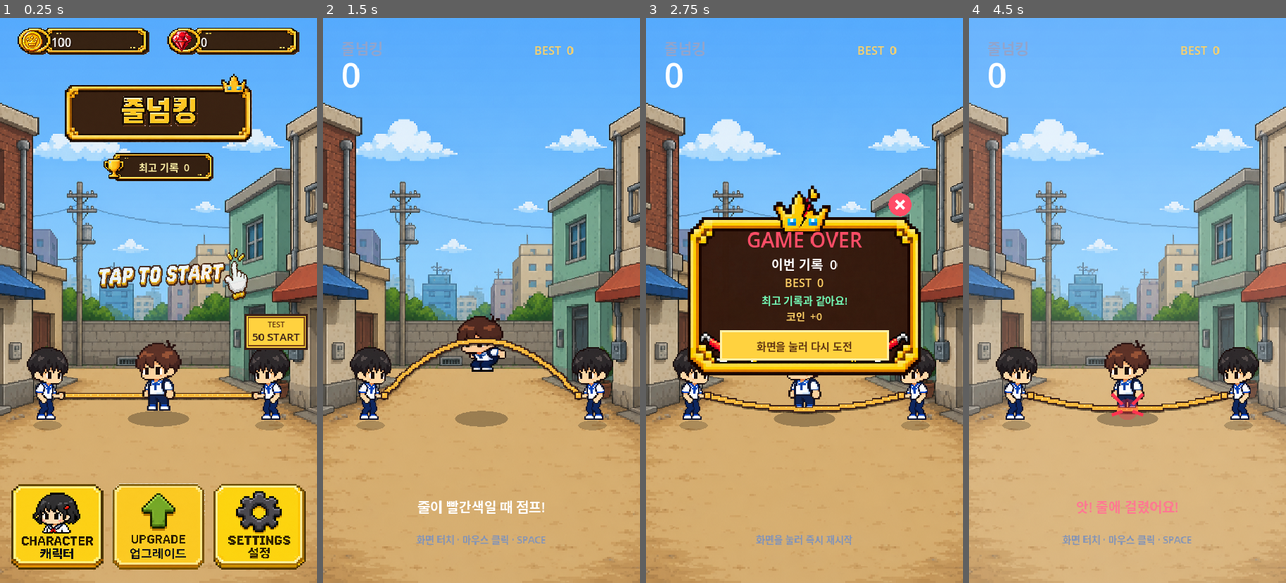
Above: before the commit, frames 1-4 (left to right).
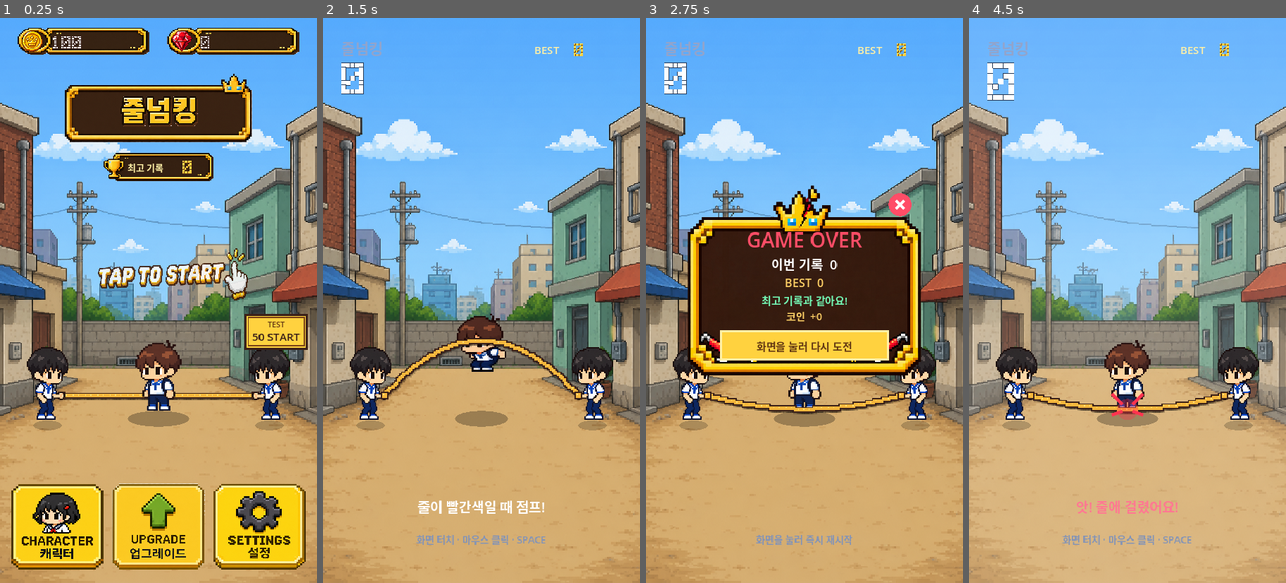
Above: after the commit, the same moments.

Repository: eunchan4490-star/Rope-King
Game: Godot game, scene res://main.tscn
Two runs of this game, one before a commit and one after it. Both use one fixed random seed, a clock stepped at 60 frames per second and the inputs below.
Inputs (mouse positions are in pixels of both pictures, inside the frame that each line leads up to):
- Up to frame 1 (0.25 s): no input
- Up to frame 2 (1.5 s): move the mouse to (551, 272) at 0.52 s; click (551, 272) at 0.67 s; tap Space (jump) at 0.77 s; move the mouse to (418, 328) at 1.27 s; click (418, 328) at 1.42 s
- Up to frame 3 (2.75 s): tap Space (jump) at 1.52 s; move the mouse to (836, 176) at 2.02 s; click (836, 176) at 2.17 s
- Up to frame 4 (4.5 s): move the mouse to (1111, 413) at 2.77 s; click (1111, 413) at 2.92 s; tap Space (jump) at 3.02, 3.77 s; move the mouse to (1222, 385) at 3.52 s; click (1222, 385) at 3.67 s; move the mouse to (1032, 215) at 4.27 s; click (1032, 215) at 4.42 s

The runs differ from the first frame. In frame 1, 0.4% of the frame differs, in the area x 16-66%, y 3-28%; in frame 2, 0.4%; in frame 3, 0.4%; in frame 4, 0.5%, in the area x 5-82%, y 4-15%.

Commit message:
feat: add pixel counters and independent wizard ropes

Diff:
--- a/scripts/main.gd
+++ b/scripts/main.gd
@@ -38,7 +38,8 @@
 const WIZARD_GHOST_CORE_ALPHA := 0.04
 const WIZARD_GHOST_HIGHLIGHT_ALPHA := 0.07
 const WIZARD_GHOST_OUTLINE_ALPHA := 0.02
-const WIZARD_ILLUSION_ANGLE_OFFSET := PI / 6.0
+const WIZARD_ILLUSION_PHASES := [PI / 6.0, PI / 3.0]
+const WIZARD_ILLUSION_LATERAL_SWAY := 28.0
 const TURNER_EXIT_SECONDS := 0.7
 const ATHLETE_ENTRY_SECONDS := 0.8
 const COUNTDOWN_NUMBER_SECONDS := 0.65
@@ -602,9 +603,10 @@
 
 	_draw_background()
 	_draw_ground()
-	# Draw the rear half first so only the parts covered by people are hidden.
-	if not turner_transition_active and _rope_is_behind():
-		_draw_rope()
+	# Each wizard illusion has its own phase and depth, so rear ropes are drawn
+	# independently instead of sharing the real rope's layer.
+	if not turner_transition_active:
+		_draw_rope_layer(true)
 	var left_turner_feet := LEFT_TURNER_FEET
 	var right_turner_feet := RIGHT_TURNER_FEET
 	var visible_turner_team := -1
@@ -625,9 +627,10 @@
 	_draw_player()
 	if turner_transition_phase == TurnerTransitionPhase.TURNER_ENTRY_COUNTDOWN:
 		_draw_countdown_overlay()
-	# Draw the front half last so it visibly passes in front of the player.
-	if not turner_transition_active and not _rope_is_behind():
-		_draw_rope()
+	# Front ropes pass over the character visually, but only the real rope owns
+	# the crossing/game-over rule.
+	if not turner_transition_active:
+		_draw_rope_layer(false)
 	if game_state == GameState.HIT:
 		_draw_hit_feedback()
 	_draw_hud()
@@ -703,7 +706,7 @@
 	draw_texture_rect_region(texture, target, source_rect)
 
 
-func _draw_rope() -> void:
+func _draw_rope_layer(draw_behind: bool) -> void:
 	var show_jump_cue := _is_jump_cue()
 	var wizard_ghosted := _wizard_rope_is_ghosted()
 	var rope_color := Color("ff334f") if show_jump_cue else Color("f6b73c")
@@ -715,23 +718,25 @@
 		highlight_color = Color(0.62, 0.94, 1.0, WIZARD_GHOST_HIGHLIGHT_ALPHA)
 		outline_color = Color(0.05, 0.22, 0.42, WIZARD_GHOST_OUTLINE_ALPHA)
 		shadow_color = Color(0.02, 0.15, 0.30, 0.0)
+	if _wizard_illusions_are_active():
 		var illusion_core := Color(0.20, 0.72, 1.0, WIZARD_GHOST_CORE_ALPHA * 0.55)
 		var illusion_highlight := Color(0.62, 0.94, 1.0, WIZARD_GHOST_HIGHLIGHT_ALPHA * 0.45)
 		var illusion_outline := Color(0.05, 0.22, 0.42, WIZARD_GHOST_OUTLINE_ALPHA * 0.45)
-		_draw_rope_curve(rope_angle - WIZARD_ILLUSION_ANGLE_OFFSET, illusion_core, illusion_highlight, illusion_outline, Color.TRANSPARENT)
-		_draw_rope_curve(rope_angle + WIZARD_ILLUSION_ANGLE_OFFSET, illusion_core, illusion_highlight, illusion_outline, Color.TRANSPARENT)
-
-	_draw_rope_curve(rope_angle, rope_color, highlight_color, outline_color, shadow_color)
-	_draw_pixel_rope_grip(LEFT_HAND, wizard_ghosted)
-	_draw_pixel_rope_grip(RIGHT_HAND, wizard_ghosted)
-
-
-func _draw_rope_curve(curve_angle: float, rope_color: Color, highlight_color: Color, outline_color: Color, shadow_color: Color) -> void:
+		for illusion_angle in _wizard_illusion_angles():
+			if _rope_angle_is_behind(illusion_angle) == draw_behind:
+				_draw_rope_curve(illusion_angle, illusion_core, illusion_highlight, illusion_outline, Color.TRANSPARENT, cos(illusion_angle) * WIZARD_ILLUSION_LATERAL_SWAY)
+	if _rope_angle_is_behind(rope_angle) == draw_behind:
+		_draw_rope_curve(rope_angle, rope_color, highlight_color, outline_color, shadow_color)
+		_draw_pixel_rope_grip(LEFT_HAND, wizard_ghosted)
+		_draw_pixel_rope_grip(RIGHT_HAND, wizard_ghosted)
+
+
+func _draw_rope_curve(curve_angle: float, rope_color: Color, highlight_color: Color, outline_color: Color, shadow_color: Color, lateral_offset := 0.0) -> void:
 	var midpoint_y := _rope_midpoint_y(curve_angle)
 	var pixel_points := PackedVector2Array()
 	for i in range(97):
 		var t := float(i) / 96.0
-		var x := lerpf(LEFT_HAND.x, RIGHT_HAND.x, t)
+		var x := lerpf(LEFT_HAND.x, RIGHT_HAND.x, t) + 4.0 * t * (1.0 - t) * lateral_offset
 		# 4t(1-t) is zero at both hands and one at the middle.
 		var y := lerpf(LEFT_HAND.y, RIGHT_HAND.y, t) + 4.0 * t * (1.0 - t) * (midpoint_y - LEFT_HAND.y)
 		var pixel_point := Vector2(
@@ -754,6 +759,21 @@
 
 func _wizard_rope_is_ghosted() -> bool:
 	return turner_team == TurnerTeam.WIZARD and wizard_rope_hidden and not _is_jump_cue()
+
+
+func _wizard_illusions_are_active() -> bool:
+	return turner_team == TurnerTeam.WIZARD and wizard_rope_hidden
+
+
+func _wizard_illusion_angles() -> PackedFloat32Array:
+	var angles := PackedFloat32Array()
+	for phase in WIZARD_ILLUSION_PHASES:
+		angles.append(fposmod(rope_angle + phase, TAU))
+	return angles
+
+
+func _rope_angle_is_behind(angle: float) -> bool:
+	return cos(angle) < 0.0
 
 
 func _rope_midpoint_y(angle: float) -> float:
@@ -1278,8 +1298,10 @@
 			_draw_character_menu(font)
 		return
 	draw_string(font, Vector2(42, 82), "줄넘킹", HORIZONTAL_ALIGNMENT_LEFT, -1, 34, Color("91a4cc"))
-	draw_string(font, Vector2(42, 158), str(score), HORIZONTAL_ALIGNMENT_LEFT, -1, 76, Color.WHITE)
-	draw_string(font, Vector2(480, 83), "BEST  %d" % best_score, HORIZONTAL_ALIGNMENT_LEFT, -1, 26, Color("ffd166"))
+	var score_cell_size := 10.0 + clampf(flash_time / 0.22, 0.0, 1.0) * 2.0
+	_draw_pixel_number(str(score), Vector2(42.0, 102.0), score_cell_size, Color.WHITE, Color("263a57"))
+	draw_string(font, Vector2(480, 82), "BEST", HORIZONTAL_ALIGNMENT_LEFT, -1, 24, Color("fff0a6"))
+	_draw_pixel_number(str(best_score), Vector2(570.0, 58.0), 4.0, Color("ffd23f"), Color("633913"))
 	if game_state != GameState.GAME_OVER:
 		draw_string(font, Vector2(0, 1120), message, HORIZONTAL_ALIGNMENT_CENTER, DESIGN_SIZE.x, 31, message_color)
 	var control_text := "화면 터치 · 마우스 클릭 · SPACE"
@@ -1328,7 +1350,8 @@
 		draw_texture_rect_region(best_score_frame_texture, best_rect, best_score_frame_used_region)
 	else:
 		draw_rect(best_rect, Color(0.23, 0.14, 0.09, 0.88), true)
-	draw_string(font, Vector2(284.0, 347.0), "최고 기록  %d" % best_score, HORIZONTAL_ALIGNMENT_CENTER, 178.0, 23, Color("fff0a6"))
+	draw_string(font, Vector2(278.0, 347.0), "최고 기록", HORIZONTAL_ALIGNMENT_CENTER, 105.0, 21, Color("fff0a6"))
+	_draw_pixel_number(str(best_score), Vector2(394.0, 324.0), 4.0, Color("ffd23f"), Color("633913"), 62.0, HORIZONTAL_ALIGNMENT_CENTER)
 
 	var prompt_alpha := 0.78 + sin(Time.get_ticks_msec() * 0.004) * 0.18
 	var prompt_rect := Rect2(225.0, 505.0, 340.0, 128.0)
@@ -1441,10 +1464,53 @@
 		draw_texture_rect_region(icon_texture, icon_rect, icon_region)
 	# The icon already identifies the resource. A single large number stays clear
 	# on narrow mobile screens and cannot collide with a second label line.
-	var amount_position := Vector2(rect.position.x + 76.0, rect.position.y + 43.0)
-	var amount_width := rect.size.x - 92.0
-	draw_string(font, amount_position + Vector2(2.0, 2.0), str(amount), HORIZONTAL_ALIGNMENT_LEFT, amount_width, 27, Color(0.12, 0.06, 0.03, 0.85))
-	draw_string(font, amount_position, str(amount), HORIZONTAL_ALIGNMENT_LEFT, amount_width, 27, Color.WHITE)
+	var amount_position := Vector2(rect.position.x + 76.0, rect.position.y + 19.0)
+	_draw_pixel_number(str(amount), amount_position, 4.0, Color.WHITE, Color("3b2119"))
+
+
+func _draw_pixel_number(text: String, position: Vector2, cell_size: float, face_color: Color, outline_color: Color, align_width := 0.0, alignment := HORIZONTAL_ALIGNMENT_LEFT) -> void:
+	var glyph_width := cell_size * 5.0
+	var glyph_gap := cell_size
+	var total_width := _pixel_number_width(text, cell_size)
+	var start_x := position.x
+	if alignment == HORIZONTAL_ALIGNMENT_CENTER:
+		start_x += (align_width - total_width) * 0.5
+	elif alignment == HORIZONTAL_ALIGNMENT_RIGHT:
+		start_x += align_width - total_width
+	for glyph_index in range(text.length()):
+		var rows := _pixel_number_glyph(text[glyph_index])
+		var glyph_x := start_x + glyph_index * (glyph_width + glyph_gap)
+		for row in range(rows.size()):
+			for column in range(rows[row].length()):
+				if rows[row][column] != "1":
+					continue
+				var cell_position := Vector2(glyph_x + column * cell_size, position.y + row * cell_size)
+				draw_rect(Rect2(cell_position - Vector2.ONE, Vector2.ONE * (cell_size + 2.0)), outline_color)
+				draw_rect(Rect2(cell_position, Vector2.ONE * cell_size), face_color)
+				var shine_size := maxf(1.0, floorf(cell_size * 0.25))
+				draw_rect(Rect2(cell_position, Vector2.ONE * shine_size), face_color.lightened(0.32))
+
+
+func _pixel_number_width(text: String, cell_size: float) -> float:
+	if text.is_empty():
+		return 0.0
+	return text.length() * cell_size * 5.0 + (text.length() - 1) * cell_size
+
+
+func _pixel_number_glyph(character: String) -> PackedStringArray:
+	match character:
+		"0": return PackedStringArray(["11111", "10001", "10011", "10101", "11001", "10001", "11111"])
+		"1": return PackedStringArray(["00100", "01100", "00100", "00100", "00100", "00100", "01110"])
+		"2": return PackedStringArray(["11110", "00001", "00001", "11110", "10000", "10000", "11111"])
+		"3": return PackedStringArray(["11110", "00001", "00001", "01110", "00001", "00001", "11110"])
+		"4": return PackedStringArray(["10010", "10010", "10010", "11111", "00010", "00010", "00010"])
+		"5": return PackedStringArray(["11111", "10000", "10000", "11110", "00001", "00001", "11110"])
+		"6": return PackedStringArray(["01111", "10000", "10000", "11110", "10001", "10001", "01110"])
+		"7": return PackedStringArray(["11111", "00001", "00010", "00100", "01000", "01000", "01000"])
+		"8": return PackedStringArray(["01110", "10001", "10001", "01110", "10001", "10001", "01110"])
+		"9": return PackedStringArray(["01110", "10001", "10001", "01111", "00001", "00001", "11110"])
+		"+": return PackedStringArray(["00000", "00100", "00100", "11111", "00100", "00100", "00000"])
+		_: return PackedStringArray(["00000", "00000", "00000", "00000", "00000", "00000", "00000"])
 
 
 func _draw_menu_asset_or_fallback(texture: Texture2D, used_region: Rect2, font: Font, rect: Rect2, title: String, subtitle: String, face_color: Color) -> void:
--- a/tests/rope_logic_test.gd
+++ b/tests/rope_logic_test.gd
@@ -242,10 +242,15 @@
 	_expect(game._wizard_rope_is_ghosted(), "wizard's hidden turn did not switch to the blue translucent rope")
 	_expect(game.WIZARD_GHOST_CORE_ALPHA <= 0.04, "wizard ghost rope remained too visible")
 	_expect(game.WIZARD_GHOST_OUTLINE_ALPHA <= 0.02, "wizard ghost rope outline remained too visible")
-	_expect(is_equal_approx(game.WIZARD_ILLUSION_ANGLE_OFFSET, PI / 6.0), "wizard illusion ropes were not offset by 30 degrees")
+	_expect(game.WIZARD_ILLUSION_PHASES.size() == 2, "wizard did not keep two illusion ropes")
+	_expect(is_equal_approx(game.WIZARD_ILLUSION_PHASES[0], PI / 6.0), "wizard's first illusion was not offset by 30 degrees")
+	_expect(is_equal_approx(game.WIZARD_ILLUSION_PHASES[1], PI / 3.0), "wizard's second illusion did not rotate independently")
+	var illusion_angles: PackedFloat32Array = game._wizard_illusion_angles()
+	_expect(not is_equal_approx(illusion_angles[0], illusion_angles[1]), "wizard illusion ropes shared one phase")
 	game.rope_angle = fposmod(TARGET_ANGLE - game.rope_speed * BALANCE.jump_cue_seconds * 0.5, TAU)
 	_expect(game._is_jump_cue(), "wizard visibility test did not enter the red cue")
 	_expect(not game._wizard_rope_is_ghosted(), "wizard's translucent rope did not become solid for the red cue")
+	_expect(game._wizard_illusions_are_active(), "non-lethal wizard illusions disappeared during the real rope's red cue")
 	game._update_turner_team_and_pattern()
 	_expect(not bool(game.wizard_rope_hidden), "wizard rope did not return to a normal visible turn")
 	game.rope_angle = PI
